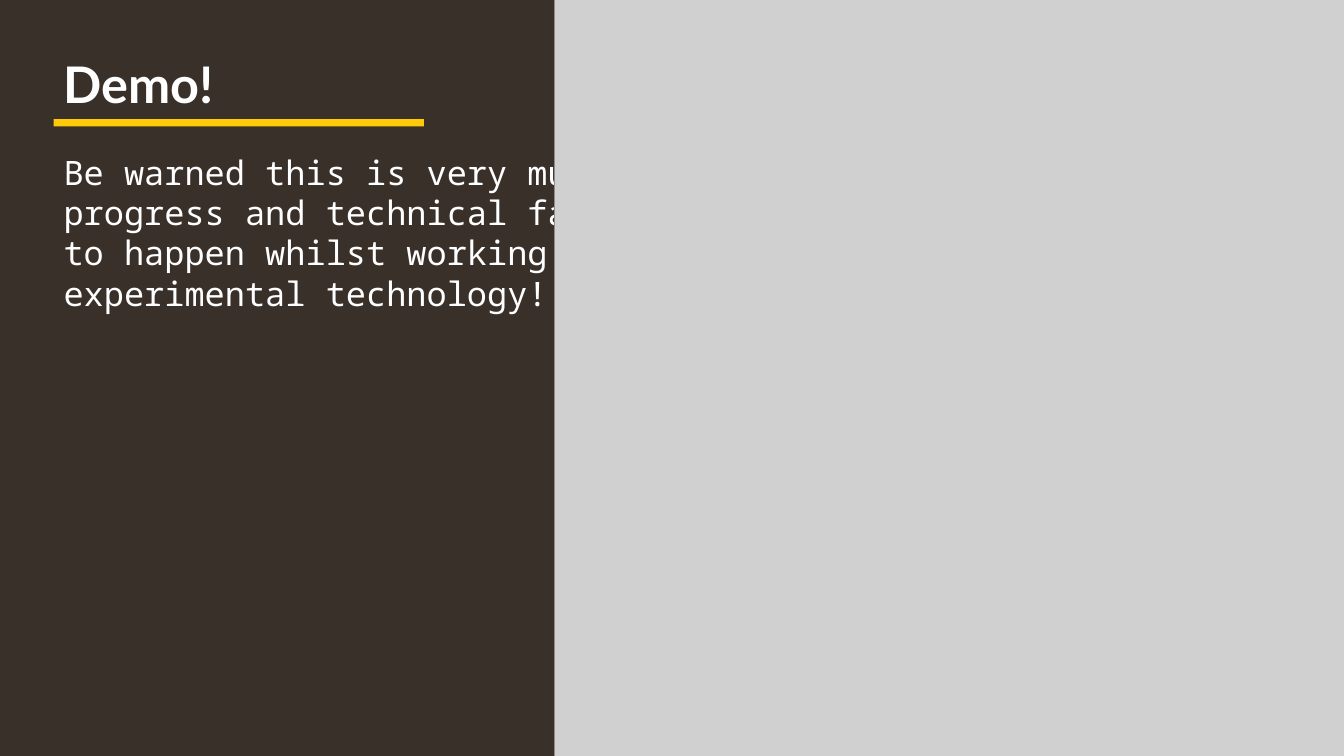
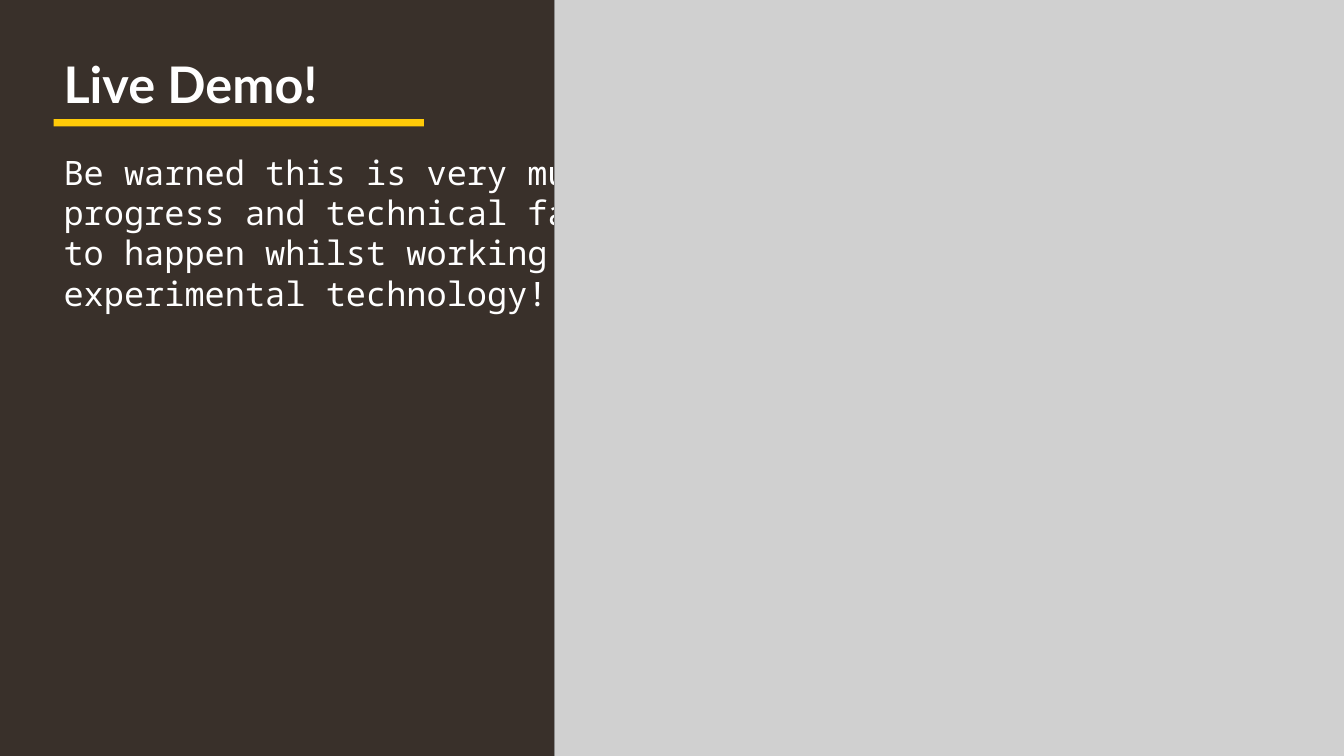
Before and after one commit to Astarrix/Beyond-Buttons, a slide deck: slide 10 of Project/FYP Presentation.pptx (slide 6 before the commit). Drawn at 1344x756 pixels with LibreOffice and Linux fonts; fonts in the diff are those of the drawing; grey boxes stand for pictures. Boxes give left, top, right and bottom in pixels: in the first picture for what was removed or moved away, otherwise in the second. Text is boxed around its words. In the diff, an @@ line names an element or a change of style, - is before the commit and + after.

```diff
--- a/Project/FYP Presentation.pptx
+++ b/Project/FYP Presentation.pptx
@@ text at (64,65,317,104): text changed @@
-Demo!
+Live Demo!
```
Also in this commit, not shown: 2 other slides changed, 7 slides added, 44 other files.
